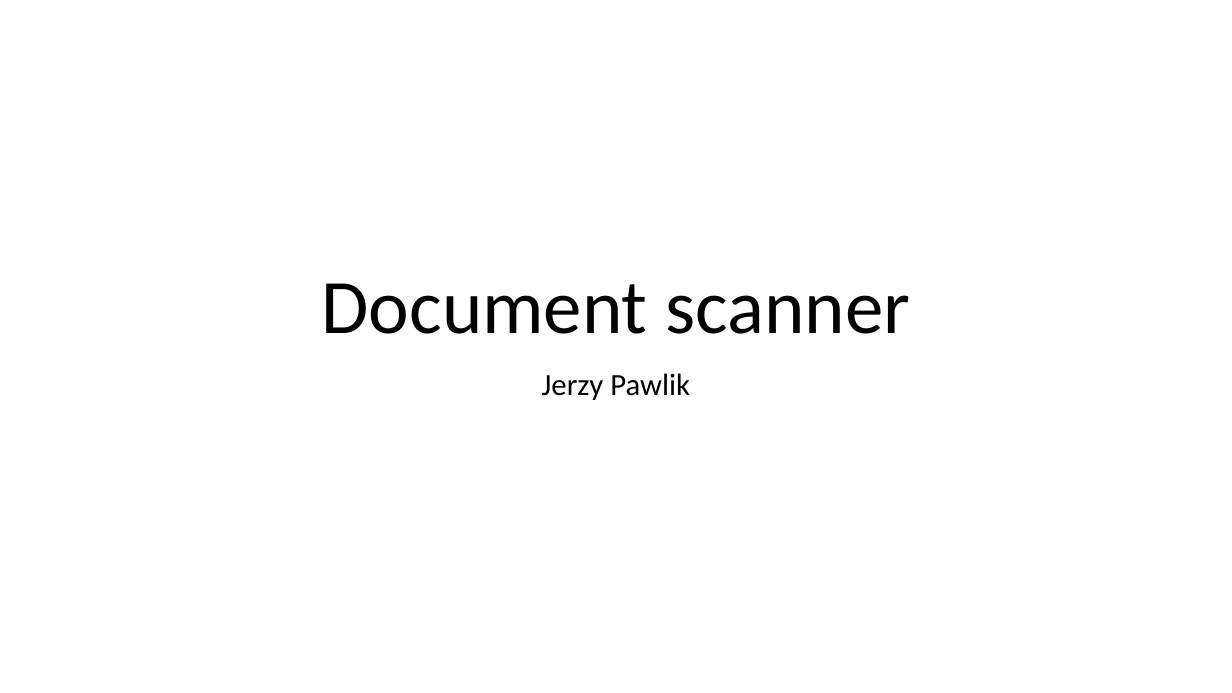
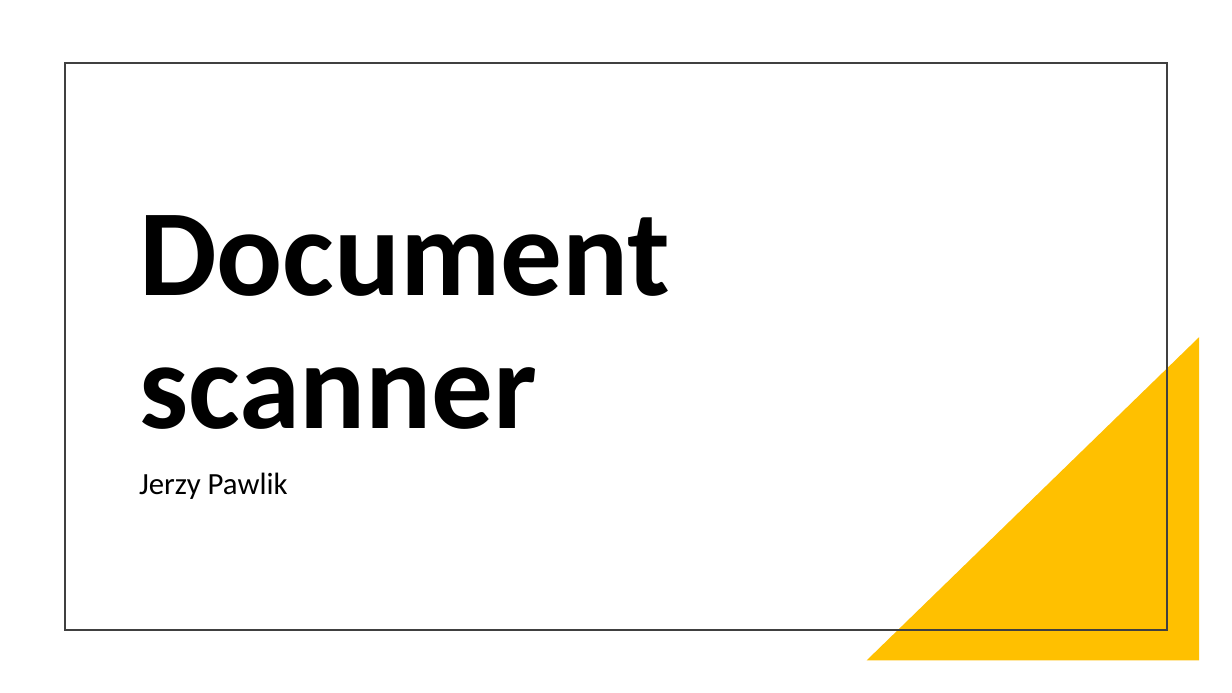
Before and after one commit to JerzyJerzu/Document-Scanner, a slide deck: slide 1 of document_scanner.pptx. Drawn at 1232x693 pixels with LibreOffice and Linux fonts; fonts in the diff are those of the drawing. Boxes give left, top, right and bottom in pixels: in the first picture for what was removed or moved away, otherwise in the second. Text is boxed around its words. In the diff, an @@ line names an element or a change of style, - is before the commit and + after.

```diff
--- a/document_scanner.pptx
+++ b/document_scanner.pptx
@@ rectangle added at box(65, 63, 1167, 629), outline #404040 1.5 pt @@
@@ title "Document scanner": place and size @@
-title "Document scanner" at box(322, 283, 910, 334)
+title "Document scanner" at box(139, 215, 670, 429)
@@ title "Document scanner" at box(139, 215, 670, 429): size 60 to 96 pt, bold on; alignment centre to left @@
@@ right triangle added at box(867, 337, 1200, 661), fill #FFC000 @@
@@ subtitle "Jerzy Pawlik": place and size @@
-subtitle "Jerzy Pawlik" at box(542, 373, 690, 400)
+subtitle "Jerzy Pawlik" at box(139, 472, 288, 499)
@@ subtitle "Jerzy Pawlik" at box(139, 472, 288, 499): alignment centre to left @@
```
Also in this commit, not shown: 3 other slides changed, 1 slide added, 6 other files.
